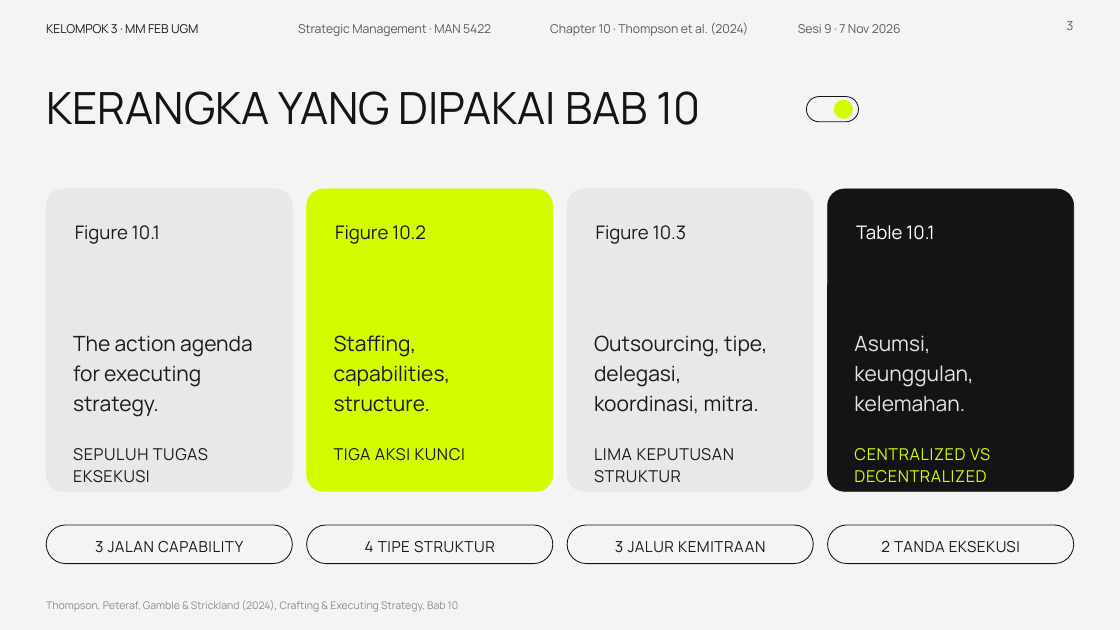
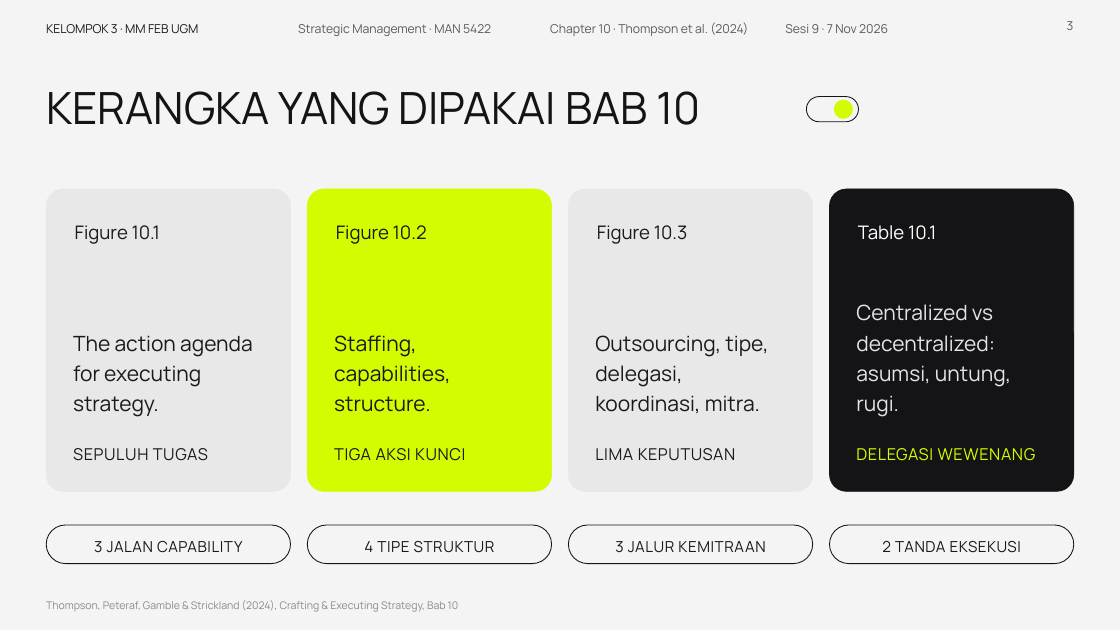
Before and after one commit to aslihabnuri/Dom-Manipulation, a slide deck: slide 3 of presentasi_ch10_kelompok3/SMJKT_Group 3_Aslih_Chapter 10 Strategy Execution.pptx. Drawn at 1120x630 pixels with LibreOffice and Linux fonts; fonts in the diff are those of the drawing; background and template pictures are left out. Boxes give left, top, right and bottom in pixels: in the first picture for what was removed or moved away, otherwise in the second. Text is boxed around its words. In the diff, an @@ line names an element or a change of style, - is before the commit and + after.

```diff
--- a/presentasi_ch10_kelompok3/SMJKT_Group 3_Aslih_Chapter 10 Strategy Execution.pptx
+++ b/presentasi_ch10_kelompok3/SMJKT_Group 3_Aslih_Chapter 10 Strategy Execution.pptx
@@ text "Sesi 9 · 7 Nov ..." moved from (x1=798, y1=24, x2=901, y2=33) to (x1=785, y1=24, x2=888, y2=33) @@
@@ proportions changed in 4 elements at (x1=308, y1=189, x2=552, y2=492), (x1=46, y1=189, x2=291, y2=492), (x1=569, y1=189, x2=813, y2=492), (x1=829, y1=189, x2=1074, y2=492) @@
@@ text at (x1=856, y1=304, x2=1011, y2=417): text changed @@
-Asumsi, keunggulan, kelemahan.
+Centralized vs decentralized: asumsi, untung, rugi.
@@ text at (x1=73, y1=448, x2=208, y2=461): text changed @@
-SEPULUH TUGAS EKSEKUSI
+SEPULUH TUGAS
@@ text at (x1=595, y1=448, x2=736, y2=461): text changed @@
-LIMA KEPUTUSAN STRUKTUR
+LIMA KEPUTUSAN
@@ text at (x1=856, y1=448, x2=1036, y2=461): text changed @@
-CENTRALIZED VS DECENTRALIZED
+DELEGASI WEWENANG
```
Also in this commit, not shown: 18 other slides changed, 1 other file.
